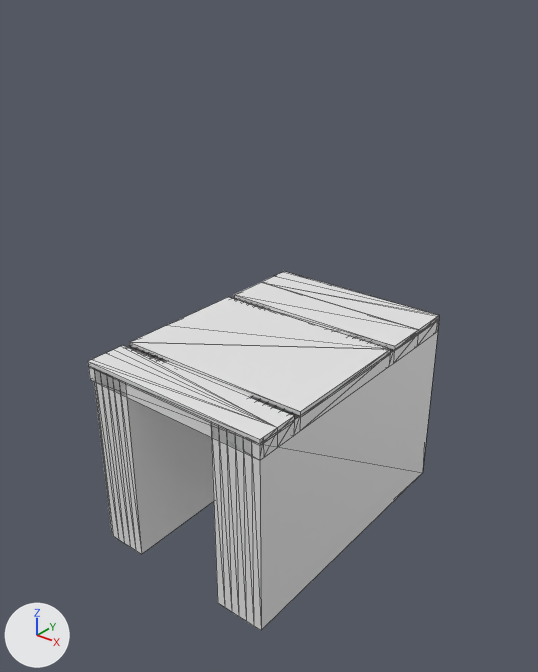
One commit to the glTF model models/vroomshoop/vroomshoop-brug-59eaf061/vroomshoop-brug-59eaf061.glb: the scene before it, then after it.
Before and after are seen from a 50 mm lens placed at (21.3, -27.1, 17.2), pointed at (0.4, -1.0, 1.0). The axes (+X, +Y, +Z) are drawn at lower left. The lights are the same throughout. The first picture is the older version. Mesh edges are drawn as thin lines.

The older version as bpy lines, for what is in view:
```python
me_fietspad = bpy.data.meshes.new('fietspad')
me_fietspad.from_pydata(...)  # 10 vertices, 16 faces; spans x -5.33..5.34, y 2.92..5.44, z 0.17..0.47
me_landhoofd__aangenomen = bpy.data.meshes.new('landhoofd (aangenomen)')
me_landhoofd__aangenomen.from_pydata(...)  # 28 vertices, 52 faces; spans x -5.4..-2.7, y -7.7..7.8, z -10.0..0.3
me_landhoofd__aangenomen__2 = bpy.data.meshes.new('landhoofd (aangenomen) 2')
me_landhoofd__aangenomen__2.from_pydata(...)  # 28 vertices, 52 faces; spans x 2.7..5.4, y -7.8..7.7, z -10.0..0.3
ob_road_fietspad = bpy.data.objects.new('road:fietspad', me_fietspad)
ob_road_fietspad.location = (0.0, 0.0, 0.0)
ob_road_landhoofd__aangenomen = bpy.data.objects.new('road:landhoofd (aangenomen)', me_landhoofd__aangenomen)
ob_road_landhoofd__aangenomen.location = (0.0, 0.0, 0.0)
ob_road_landhoofd__aangenomen__2 = bpy.data.objects.new('road:landhoofd (aangenomen) 2', me_landhoofd__aangenomen__2)
ob_road_landhoofd__aangenomen__2.location = (0.0, 0.0, 0.0)
# also in view: 'road:dek' at (0.0, 0.0, -0.1); 'road:fietspad 2' at (0.0, -6.6, 0.3); 'road:rijbaan lokale weg' at (0.0, -1.3, 0.3); 'road:voetpad' at (0.0, 6.6, 0.3)
```
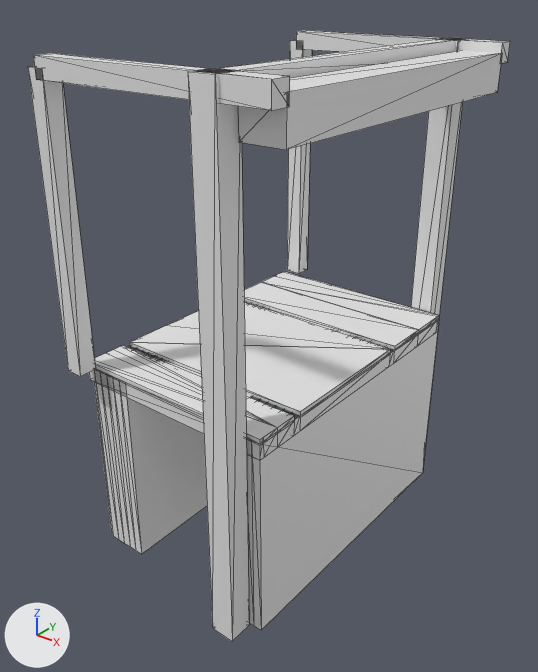
Diff of the bpy script that builds the scene:
```diff
--- a/models/vroomshoop/vroomshoop-brug-59eaf061/vroomshoop-brug-59eaf061.glb.py
+++ b/models/vroomshoop/vroomshoop-brug-59eaf061/vroomshoop-brug-59eaf061.glb.py
@@ me_contragewicht @@
+me_contragewicht.from_pydata(...)  # a box spanning x 4.9..6.8, y -8.2..8.1, z 12.2..14.0
@@ me_hangstang_2 @@
+me_hangstang_2.from_pydata(...)  # a box spanning x -5.31..-4.41, y -8.9..-8.0, z 0.47..13.96
@@ me_balans_2 @@
+me_balans_2.from_pydata(...)  # a box spanning x -4.86..6.84, y -8.9..-8.0, z 13.51..14.41
@@ me_hangstang @@
+me_hangstang.from_pydata(...)  # a box spanning x -5.31..-4.41, y 7.99..8.89, z 0.47..13.96
@@ me_balans @@
+me_balans.from_pydata(...)  # a box spanning x -4.86..6.84, y 7.99..8.89, z 13.51..14.41
@@ me_portaal @@
+me_portaal.from_pydata(...)  # a box spanning x 3.7..4.6, y -8.5..8.4, z 13.5..14.4
@@ me_hamei_2 @@
+me_hamei_2.from_pydata(...)  # a box spanning x 3.5..4.7, y -9.1..-7.9, z -10.0..14.4
@@ me_hamei @@
+me_hamei.from_pydata(...)  # a box spanning x 3.5..4.7, y 7.8..9.0, z -10.0..14.4
@@ ob_building_contragewicht @@
+ob_building_contragewicht = bpy.data.objects.new('building:contragewicht', me_contragewicht)
+ob_building_contragewicht.location = (0.0, 0.0, 0.0)
@@ ob_building_hangstang_2 @@
+ob_building_hangstang_2 = bpy.data.objects.new('building:hangstang 2', me_hangstang_2)
+ob_building_hangstang_2.location = (0.0, 0.0, 0.0)
@@ ob_building_balans_2 @@
+ob_building_balans_2 = bpy.data.objects.new('building:balans 2', me_balans_2)
+ob_building_balans_2.location = (0.0, 0.0, 0.0)
@@ ob_building_hangstang @@
+ob_building_hangstang = bpy.data.objects.new('building:hangstang', me_hangstang)
+ob_building_hangstang.location = (0.0, 0.0, 0.0)
@@ ob_building_balans @@
+ob_building_balans = bpy.data.objects.new('building:balans', me_balans)
+ob_building_balans.location = (0.0, 0.0, 0.0)
@@ ob_building_portaal @@
+ob_building_portaal = bpy.data.objects.new('building:portaal', me_portaal)
+ob_building_portaal.location = (0.0, 0.0, 0.0)
@@ ob_building_hamei_2 @@
+ob_building_hamei_2 = bpy.data.objects.new('building:hamei 2', me_hamei_2)
+ob_building_hamei_2.location = (0.0, 0.0, 0.0)
@@ ob_building_hamei @@
+ob_building_hamei = bpy.data.objects.new('building:hamei', me_hamei)
+ob_building_hamei.location = (0.0, 0.0, 0.0)
```

Pixel boxes [x1, y1, x2, y2] of what changed, in the pictures (538 x 672 px):
'building:hamei 2', added: after [188, 68, 249, 641]
'building:contragewicht', added: after [238, 51, 502, 150]
'building:hangstang 2', added: after [28, 66, 96, 377]
'building:balans 2', added: after [33, 53, 290, 110]
'building:hamei', added: after [411, 38, 465, 315]
'building:portaal', added: after [208, 39, 461, 78]
'building:hangstang', added: after [287, 39, 312, 274]
'building:balans', added: after [296, 31, 510, 63]
